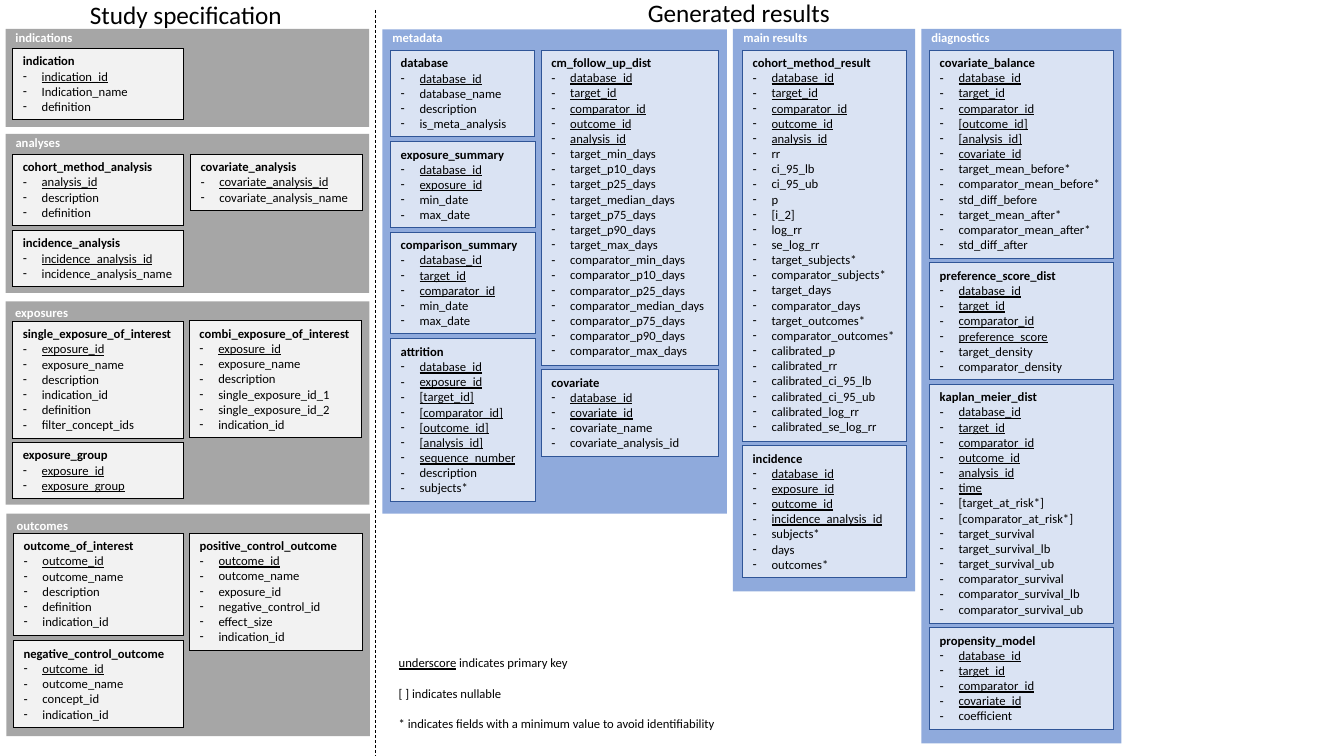
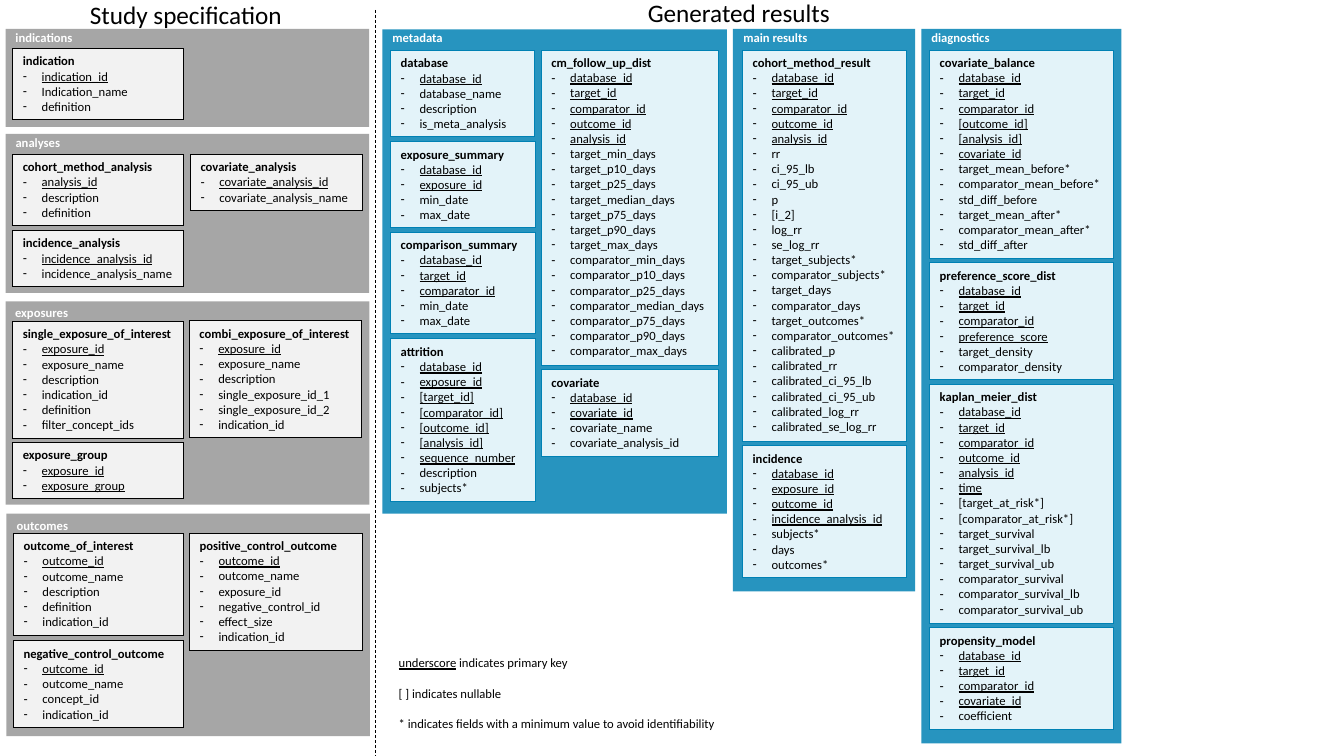
Before and after one commit to OHDSI/Legend, a slide deck: slide 1 of Documents/LEGEND data model V08.pptx. Drawn at 1344x756 pixels with LibreOffice and Linux fonts; fonts in the diff are those of the drawing. Boxes give left, top, right and bottom in pixels: in the first picture for what was removed or moved away, otherwise in the second. Text is boxed around its words. In the diff, an @@ line names an element or a change of style, - is before the commit and + after.

Commit message:
Regenerating chord diagrams for methods paper. Updating guiding principles

```diff
--- a/Documents/LEGEND data model V08.pptx
+++ b/Documents/LEGEND data model V08.pptx
@@ fill #8FAADC to #2794BF in 3 elements at bbox=[382, 29, 727, 513], bbox=[922, 29, 1121, 744], bbox=[733, 29, 915, 592] @@
@@ fill #DAE3F3 to #E3F3F9; outline #2F5597 0.75 pt to #0081B4 0.75 pt in 12 elements at bbox=[391, 232, 535, 334], bbox=[391, 50, 535, 137], bbox=[541, 370, 718, 457], bbox=[743, 50, 907, 443], bbox=[930, 50, 1113, 259], bbox=[930, 263, 1113, 380], bbox=[743, 446, 907, 578], bbox=[930, 384, 1113, 623], bbox=[930, 628, 1113, 730], bbox=[391, 141, 535, 228], bbox=[391, 339, 535, 502], bbox=[541, 50, 718, 366] @@
```
Also in this commit, not shown: 7 other files.
